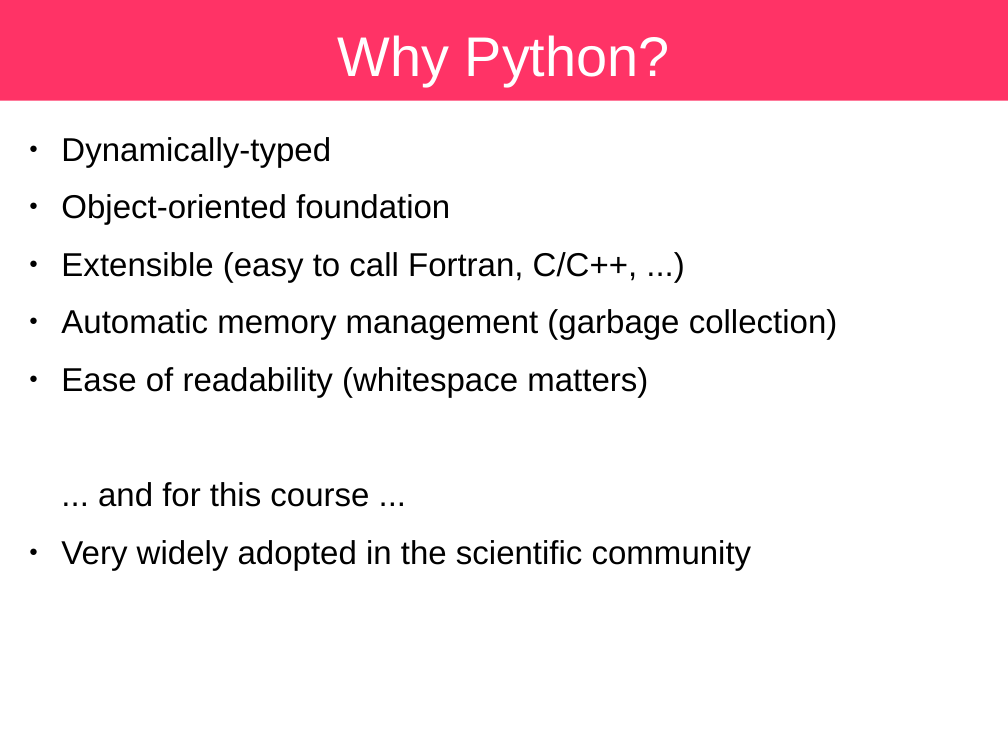
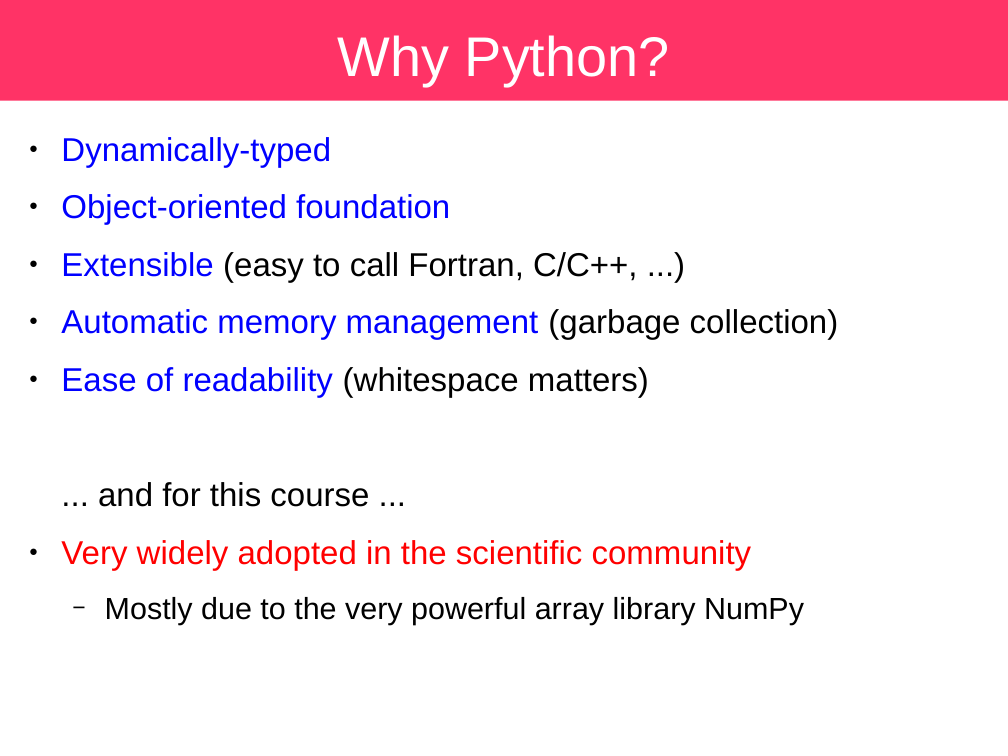
Before and after one commit to sbu-python-class/python-science, a slide deck: slide 4 of lectures/01-python/python.odp. Drawn at 1008x756 pixels with LibreOffice and Linux fonts; fonts in the diff are those of the drawing. Boxes give left, top, right and bottom in pixels: in the first picture for what was removed or moved away, otherwise in the second. Text is boxed around its words. In the diff, an @@ line names an element or a change of style, - is before the commit and + after.

```diff
--- a/lectures/01-python/python.odp
+++ b/lectures/01-python/python.odp
@@ text at (61, 137, 839, 570): text colour #000000 to #0000FF in "Dynamically-typed", "Object-oriented foundation", "Extensible", "Automatic memory management" and 1 more places; text colour #000000 to #FF0000 in "Very widely adopted in the scientific community" @@
@@ text at (105, 597, 804, 625): paragraph added @@
+  − Mostly due to the very powerful array library NumPy
```
Also in this commit, not shown: 16 other slides changed, 2 slides added, 1 slide removed, 1 other file.
